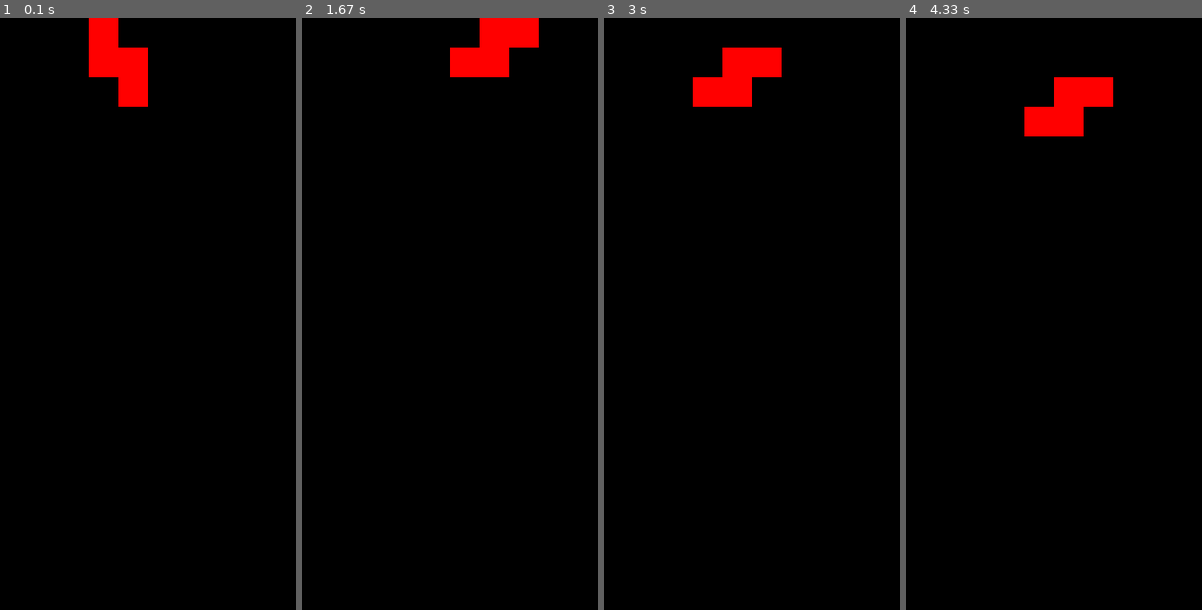
Above: before the commit, frames 1-4 (left to right).
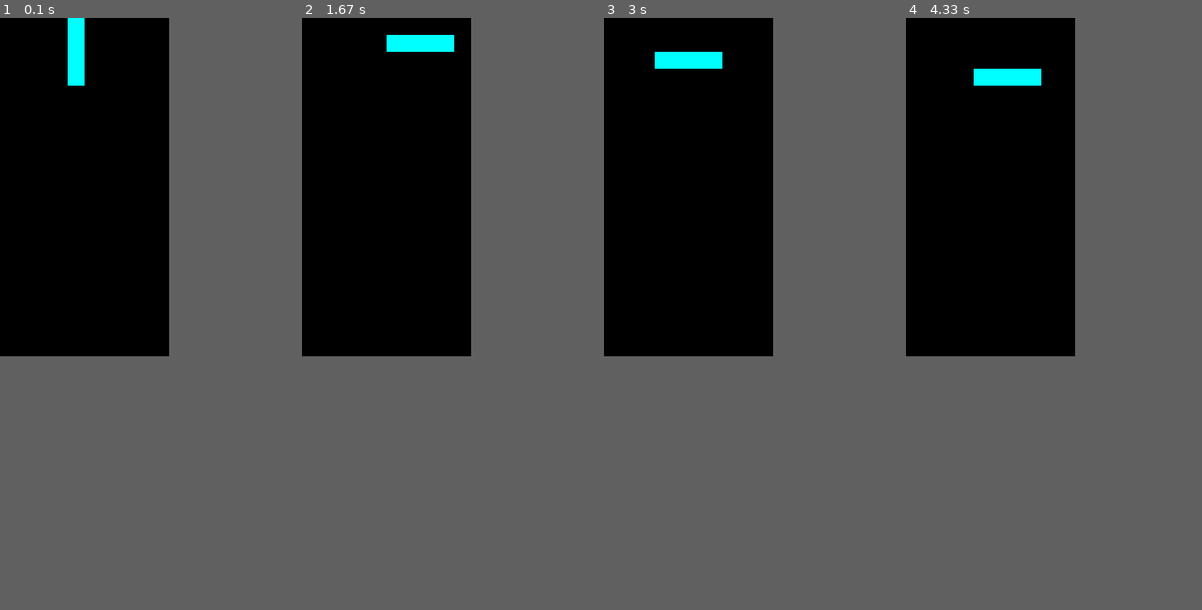
Above: after the commit, the same moments.

Repository: Andreas-Svensson/python
Game: pygame game, started from Explorations/Tetris/learning_pygame.py
Two runs of this game, one before a commit and one after it. Both use one fixed random seed, a clock stepped at 60 frames per second and the inputs below.
Inputs:
- Up to frame 1 (0.1 s): no input
- Up to frame 2 (1.67 s): hold Right 0.33-0.8 s; hold Up 0.83-1.13 s; tap X at 0.9, 1.23, 1.53 s; tap Z at 0.98 s; hold Right 1.17-1.63 s
- Up to frame 3 (3 s): hold Left 1.67-2.2 s; tap X at 1.73, 2.03, 2.3, 2.63, 2.93 s; hold Down 2.23-2.53 s; tap Z at 2.38 s; hold Left 2.57-2.97 s
- Up to frame 4 (4.33 s): hold Up 3-3.37 s; tap X at 3.07, 3.47, 3.77, 4.13 s; hold Right 3.4-4.03 s; tap Z at 3.55 s; hold Down from 4.07 s (still down)
The window is 350x700 before the commit and 200x400 after it. Grey fills any space a smaller window leaves; there, only what the larger window draws over its background counts as a difference.

The runs differ from the first frame. In frame 1, 2.7% of the frame differs, in the area x 22-50%, y 0-15%; in frame 2, 2.6%; in frame 3, 2.7%; in frame 4, 2.7%.

Commit message:
added draw method in shape class

Diff:
--- a/Explorations/Tetris/learning_pygame.py
+++ b/Explorations/Tetris/learning_pygame.py
@@ -4,7 +4,9 @@
 import numpy as np
 pygame.init()
 
-size = width, height = 350, 700 # window size
+scale = 20 # change factor of velocity for input move commands
+
+size = width, height = 10 * scale, 20 * scale # window size
 black = 0, 0, 0 # background color
 gray = 100, 100, 100 # shape color
 
@@ -17,23 +19,23 @@
 
 board = np.zeros((22, 10))  # 10x20 size board, top 2 rows are outside of visible game board
 
-move_distance = 35 # change factor of velocity for input move commands
 
-x_pos = 3 * move_distance # starting pos of shape is always 3 steps to the right (shapes start centered of offset 1 to the left)
-y_pos = 0 # starting pos of shape
-shape_width = 35
-shape_height = 35
+# x_pos = 3 * scale # starting pos of shape is always 3 steps to the right (shapes start centered of offset 1 to the left)
+# y_pos = 0 # starting pos of shape
+shape_width = scale
+shape_height = scale
+move_distance = scale
 
-I = Shape(np.array(([0, 0, 0, 0], [1, 1, 1, 1], [0, 0, 0, 0], [0, 0, 0, 0])), color = (0, 255, 255)) # I-shape
-O = Shape(np.array(([0, 1, 1, 0], [0, 1, 1, 0], [0, 0, 0, 0], [0, 0, 0, 0])), color = (255, 255, 0)) # O-shape
-T = Shape(np.array(([0, 1, 0], [1, 1, 1], [0, 0, 0])), color = (153, 0, 255)) # T-shape
-J = Shape(np.array(([1, 0, 0], [1, 1, 1], [0, 0, 0])), color = (0, 0, 255)) # J-shape
-L = Shape(np.array(([0, 0, 1], [1, 1, 1], [0, 0, 0])), color = (255, 170, 0)) # L-shape
-S = Shape(np.array(([0, 1, 1], [1, 1, 0], [0, 0, 0])), color = (0, 255, 0)) # S-shape
-Z = Shape(np.array(([1, 1, 0], [0, 1, 1], [0, 0, 0])), color = (255, 0, 0)) # Z-shape
+I = Shape(np.array(([0, 0, 0, 0], [1, 1, 1, 1], [0, 0, 0, 0], [0, 0, 0, 0])), color = (0, 255, 255), x = 3 * scale, y = 0) # I-shape
+# O = Shape(np.array(([0, 1, 1, 0], [0, 1, 1, 0], [0, 0, 0, 0], [0, 0, 0, 0])), color = (255, 255, 0)) # O-shape
+# T = Shape(np.array(([0, 1, 0], [1, 1, 1], [0, 0, 0])), color = (153, 0, 255)) # T-shape
+# J = Shape(np.array(([1, 0, 0], [1, 1, 1], [0, 0, 0])), color = (0, 0, 255)) # J-shape
+# L = Shape(np.array(([0, 0, 1], [1, 1, 1], [0, 0, 0])), color = (255, 170, 0)) # L-shape
+# S = Shape(np.array(([0, 1, 1], [1, 1, 0], [0, 0, 0])), color = (0, 255, 0)) # S-shape
+# Z = Shape(np.array(([1, 1, 0], [0, 1, 1], [0, 0, 0])), color = (255, 0, 0)) # Z-shape
 
-tetrominoes = [I, O, T, J, L, S, Z]
-tetromino = tetrominoes[np.random.randint(1, len(tetrominoes))]
+# tetrominoes = [I, O, T, J, L, S, Z]
+tetromino = I # tetrominoes[np.random.randint(1, len(tetrominoes))]
 
 while 1:
     # pygame.time.delay(10) # set a delay of n ms
@@ -45,15 +47,15 @@
 
         # ----- Movement -----
         if event.type == pygame.KEYDOWN:
-            if event.key == pygame.K_LEFT and x_pos - move_distance >= 0:
-                x_pos -= move_distance
+            if event.key == pygame.K_LEFT and tetromino.x - move_distance >= 0:
+                tetromino.x -= move_distance
                 # shape.move(move_distance)
 
-            if event.key == pygame.K_RIGHT and x_pos + move_distance < width:
-                x_pos += move_distance
+            if event.key == pygame.K_RIGHT and tetromino.x + move_distance < width:
+                tetromino.x += move_distance
 
-            if event.key == pygame.K_DOWN and y_pos + move_distance < height:
-                y_pos += move_distance
+            if event.key == pygame.K_DOWN and tetromino.y + move_distance < height:
+                tetromino.y += move_distance
 
             if event.key == pygame.K_SPACE:
                 pass
@@ -68,9 +70,15 @@
 
     # ----- overwrite old screen with black, draw new screen, and show (flip) it -----
     screen.fill(black)
+    tetromino.draw2(scale, screen)
 
-    x, y = np.where(tetromino.shape == 1)
-    for a, b in zip(x, y):
-        pygame.draw.rect(screen, tetromino.color, (x_pos + (a * move_distance), y_pos + (b * move_distance), shape_width, shape_height))
+    # test = tetromino.draw(move_distance)
+    # for i in test:
+    #     pygame.draw.rect(screen, tetromino.color, i)
+
+
+    # x, y = np.where(tetromino.shape == 1)
+    # for a, b in zip(x, y):
+    #     pygame.draw.rect(screen, tetromino.color, (x_pos + (a * move_distance), y_pos + (b * move_distance), shape_width, shape_height))
 
     pygame.display.flip()
--- a/Explorations/Tetris/tetrominoes.py
+++ b/Explorations/Tetris/tetrominoes.py
@@ -1,9 +1,13 @@
+from re import X
 import numpy as np
+import pygame
 
 class Shape:
-    def __init__(self, shape, color: tuple) -> None: # TODO type hinting to np.array?
+    def __init__(self, shape, color: tuple, x, y) -> None: # TODO type hinting to np.array?
         self.shape = shape
         self.color = color
+        self.x = x
+        self.y = y
 
     # TODO properties
 
@@ -16,6 +20,16 @@
         self.shape = np.rot90(self.shape)
 
     # TODO draw method here instead of in game
+    def draw(self, scale):
+        x_coord, y_coord = np.where(self.shape == 1)
+        rectangles = [pygame.Rect(self.x + a * scale, self.y + b * scale, scale, scale) for a, b in zip(x_coord, y_coord)]
+        return rectangles
+
+    def draw2(self, scale, board):
+        x_coord, y_coord = np.where(self.shape == 1)
+        rectangles = [pygame.Rect(self.x + a * scale, self.y + b * scale, scale, scale) for a, b in zip(x_coord, y_coord)]
+        for i in rectangles:
+            pygame.draw.rect(board, self.color, i)
 
     def __repr__(self):
         return f"Shape({self.shape=}, {self.color=})"
@@ -34,3 +48,7 @@
 
 # x, y = np.where(I.shape == 1) # index of non-empty indices in shape
 # print(x, y)
+
+if __name__ == "__main__":
+    I = Shape(np.array(([0, 0, 0, 0], [1, 1, 1, 1], [0, 0, 0, 0], [0, 0, 0, 0])), color = (0, 255, 255), x = 3 * 35, y = 0)
+    I.draw(35)
